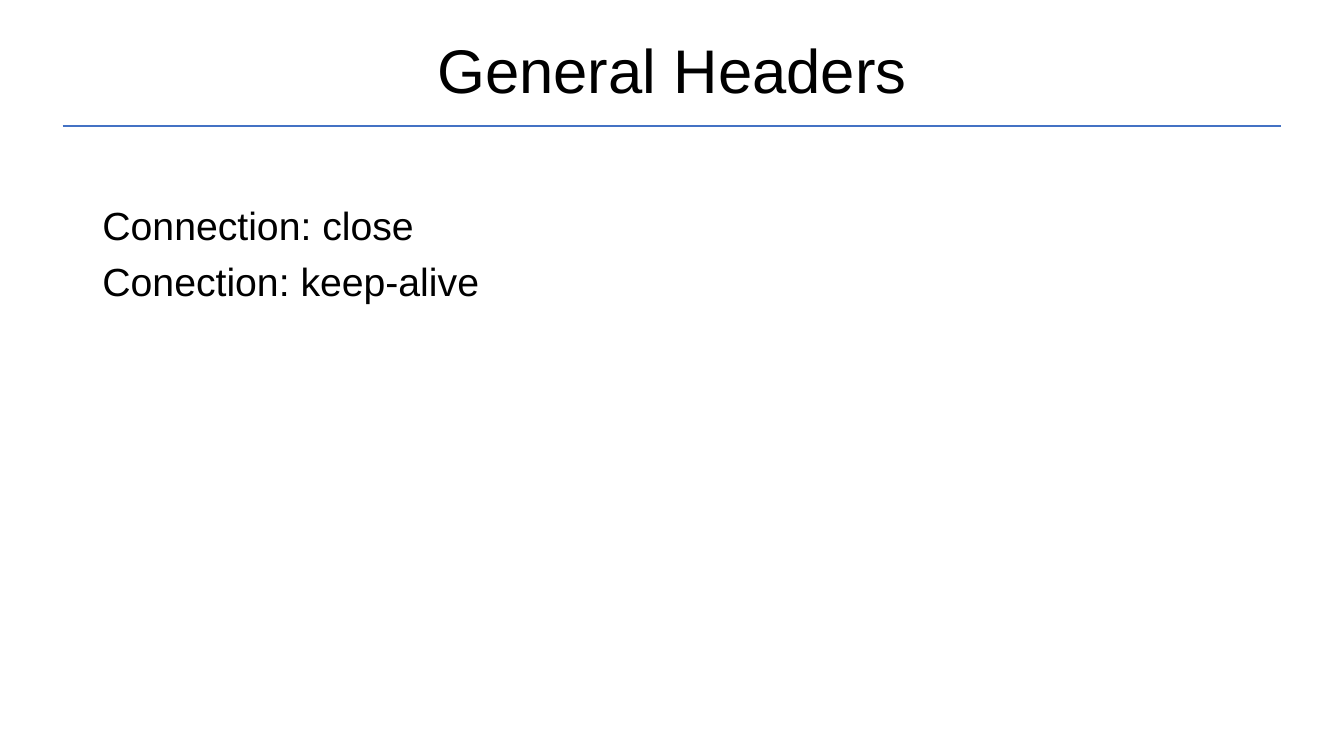
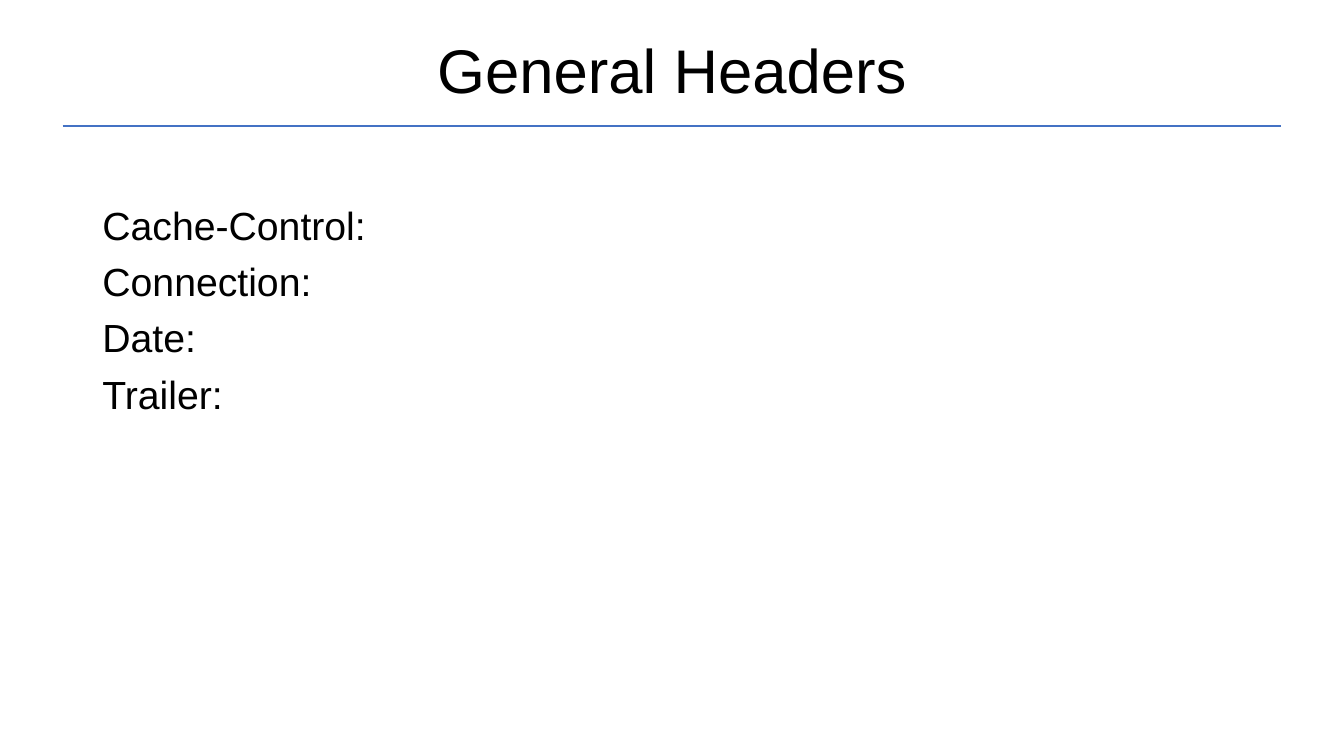
Before and after one commit to Garnik94/Levelup_presentations, a slide deck: slide 15 of Http/Http_presentation.pptx. Drawn at 1344x756 pixels with LibreOffice and Linux fonts; fonts in the diff are those of the drawing. Boxes give left, top, right and bottom in pixels: in the first picture for what was removed or moved away, otherwise in the second. Text is boxed around its words. In the diff, an @@ line names an element or a change of style, - is before the commit and + after.

```diff
--- a/Http/Http_presentation.pptx
+++ b/Http/Http_presentation.pptx
@@ text at [102,211,365,410]: text changed @@
-Connection: close
-Conection: keep-alive
+Cache-Control:
+Connection:
+Date:
+Trailer:
```
Also in this commit, not shown: 1 other file.
